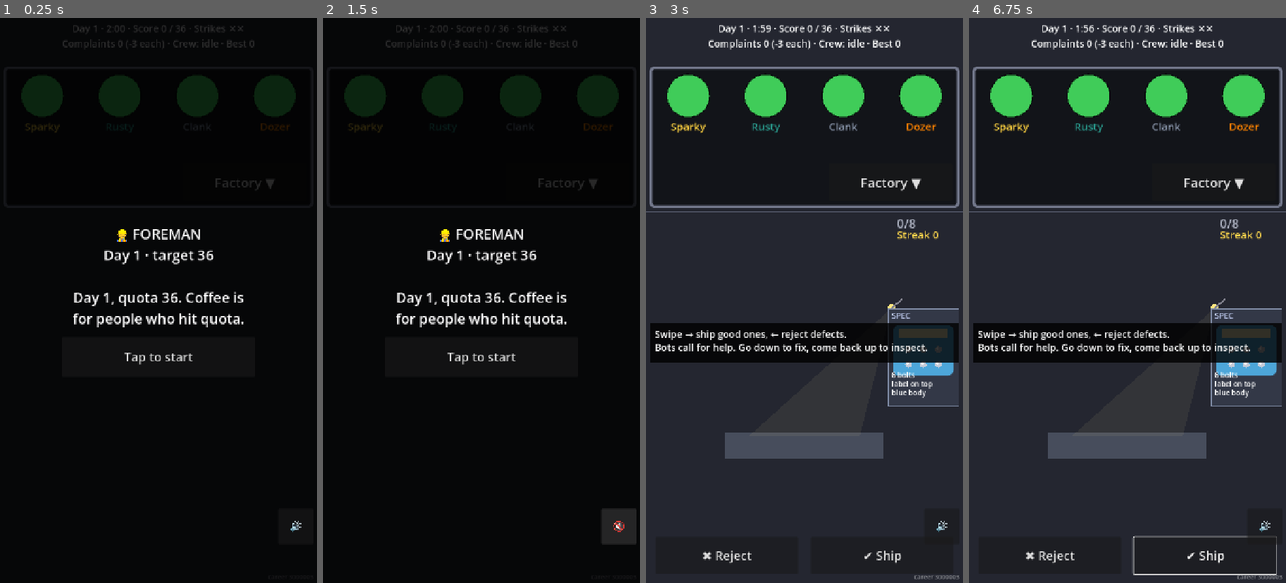
Above: before the commit, frames 1-4 (left to right).
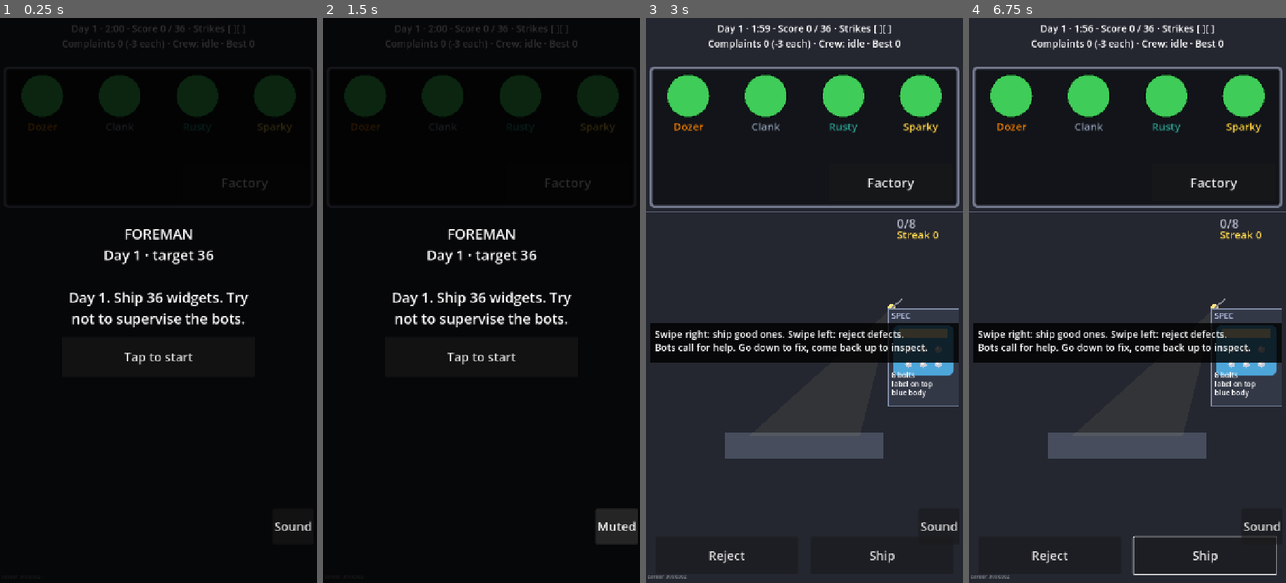
Above: after the commit, the same moments.

Repository: JasonHitching/human-error
Game: Godot game, scene res://main.tscn
The game is run twice, just before and just after one commit, with the same random seed, the same clock (stepped at 60 frames per second) and the same inputs.
Inputs (mouse positions are in pixels of both pictures, inside the frame that each line leads up to):
- Up to frame 1 (0.25 s): no input
- Up to frame 2 (1.5 s): click "Factory ▼" (after the commit: "Factory") at 0.5 s; click "🔊" (after the commit: "Sound") at 1.25 s
- Up to frame 3 (3 s): click "🔇" (after the commit: "Muted") at 2 s; click "Tap to start" at 2.75 s
- Up to frame 4 (6.75 s): click (1206, 554) at 3.5 s, where only the run after the commit has a clickable "Ship"; click (1051, 554) at 4.25 s, where only the run after the commit has a clickable "Reject"; click (1206, 554) at 5 s, where only the run before the commit has a clickable "✔ Ship"; click (1051, 554) at 5.75 s, where only the run before the commit has a clickable "✖ Reject"; tap Enter at 6.5 s; move the mouse to (1127, 300) at 6.52 s; hold Right from 6.53 s (still down); click (1127, 300) at 6.67 s

The runs differ from the first frame. In frame 1, 2.1% of the frame differs, in the area x 8-99%, y 1-91%; in frame 2, 2.2%, in the area x 8-100%, y 1-93%; in frame 3, 2.2%; in frame 4, 2.2%.

Commit message:
#61 Fix phone floor layout, jitter and missing glyphs
Co-Authored-By: Claude Sonnet 5.5 <noreply@anthropic.com>
Claude-Session: https://claude.ai/code/session_01K8aWAXZvofwFpsPpYG1Ydv

Diff:
--- a/game/scripts/main.gd
+++ b/game/scripts/main.gd
@@ -5,7 +5,7 @@
 const HUD_TOP := 110.0
 const SWIPE_MIN := 80.0
 const COLOUR_NAME := "blue"  # matches QaDeskView.COL_BODY
-const HINT := "Swipe → ship good ones, ← reject defects.\nBots call for help. Go down to fix, come back up to inspect."
+const HINT := "Swipe right: ship good ones. Swipe left: reject defects.\nBots call for help. Go down to fix, come back up to inspect."
 
 enum Phase { BANNER, PLAYING, REVIEW, FIRED }
 
@@ -57,8 +57,8 @@
 	_hud.continue_pressed.connect(_next_day)
 	_hud.restart_pressed.connect(func() -> void: _new_career(int(Time.get_ticks_usec())))
 	_hud.replay_pressed.connect(func() -> void: _new_career(_career.seed))
-	_ship_btn = _inspect_button("✔ Ship", true)
-	_reject_btn = _inspect_button("✖ Reject", false)
+	_ship_btn = _inspect_button("Ship", true)
+	_reject_btn = _inspect_button("Reject", false)
 	_mute_btn = Button.new()
 	_mute_btn.add_theme_font_size_override("font_size", 28)
 	_mute_btn.pressed.connect(_toggle_mute)
@@ -101,7 +101,7 @@
 func _refresh_mute() -> void:
 	var icon := Sprites.tex("icon_mute" if _muted else "icon_sound")
 	_mute_btn.icon = icon
-	_mute_btn.text = "" if icon != null else ("🔇" if _muted else "🔊")
+	_mute_btn.text = "" if icon != null else ("Muted" if _muted else "Sound")
 	_mute_btn.expand_icon = icon != null
 
 
@@ -139,7 +139,7 @@
 		_sfx.play("ship" if ship else "reject")
 	match res:
 		Factory.InspectResult.NOT_AT_DESK:
-			_desk.flash("BRB — busy at a machine", Color(0.8, 0.8, 0.85))
+			_desk.flash("BRB - busy at a machine", Color(0.8, 0.8, 0.85))
 		Factory.InspectResult.COMPLAINT:
 			_sfx.play("complaint")
 			_desk.flash("COMPLAINT!", Color(1.0, 0.25, 0.2), 1.6)
@@ -148,7 +148,7 @@
 		Factory.InspectResult.WASTED:
 			var decoy := String(_factory.last_inspected()["decoy"])
 			var why := "no defect" if decoy == "" else "just a " + ("sticker" if decoy.begins_with("sticker") else decoy)
-			_desk.flash("That was fine — " + why, Color(1.0, 0.75, 0.3), 2.0)
+			_desk.flash("That was fine - " + why, Color(1.0, 0.75, 0.3), 2.0)
 		Factory.InspectResult.CAUGHT:
 			_desk.flash("Caught it!", Color(0.4, 1.0, 0.5))
 
@@ -169,7 +169,7 @@
 	var strip := _screens.desk_rect()
 	if _mute_btn != null:
 		_mute_btn.size = Vector2(80, 80)
-		_mute_btn.position = Vector2(size.x - 88.0, size.y - 168.0)
+		_mute_btn.position = Vector2(size.x - _mute_btn.size.x - 8.0, size.y - 168.0)
 	if _ship_btn != null:
 		var w := size.x * 0.45
 		var y := strip.end.y - 104.0
@@ -195,6 +195,8 @@
 			_acc -= dt
 		if _factory.is_over():
 			_end_shift()
+	if _view != null and _screens != null and _view.area != _screens.floor_rect():
+		_fit()  # never draw the floor from a stale rect
 	_desk.visible = _phase == Phase.PLAYING
 	if _phase == Phase.PLAYING and _career.day == 1 and not _decoy_tip_shown:
 		var q := _factory.qa_queue()
@@ -305,9 +307,9 @@
 			pass
 		Factory.ActionResult.NOTHING_TO_DO:
 			if m.state == Machine.State.STARVED:
-				_flash("Not broken — look upstream")
+				_flash("Not broken - look upstream")
 			elif m.state == Machine.State.BLOCKED:
-				_flash("Not broken — look downstream")
+				_flash("Not broken - look downstream")
 		_:
 			_holding = true
 
--- a/game/scripts/sim/career.gd
+++ b/game/scripts/sim/career.gd
@@ -75,12 +75,12 @@
 		ms.sort_custom(func(a: String, c: String) -> bool: return _eff(b, a) > _eff(b, c))
 		for k in mini(2, ms.size()):  # each bot's two highest effective rates
 			var m: String = ms[k]
-			cands.append({"kind": "train", "bot": b.name, "mistake": m, "text": "Train %s: %s −%d%%" % [b.name, m, roundi((1.0 - b.train_factor) * 100.0)]})
+			cands.append({"kind": "train", "bot": b.name, "mistake": m, "text": "Train %s: %s -%d%%" % [b.name, m, roundi((1.0 - b.train_factor) * 100.0)]})
 		if b.sloppy > 0.0:
-			cands.append({"kind": "train", "bot": b.name, "mistake": "sloppy", "text": "Train %s: sloppy −%d%%" % [b.name, roundi((1.0 - b.train_factor) * 100.0)]})
+			cands.append({"kind": "train", "bot": b.name, "mistake": "sloppy", "text": "Train %s: sloppy -%d%%" % [b.name, roundi((1.0 - b.train_factor) * 100.0)]})
 	cands.append({"kind": "qa_capacity", "text": "Bigger desk: +%d queue" % config.bigger_desk_bonus})
-	cands.append({"kind": "inspect_speed", "text": "Quick eye: inspect −%d%%" % roundi((1.0 - config.quick_eye_mult) * 100.0)})
-	cands.append({"kind": "crew_speed", "text": "Faster hands: crew jobs −%d%%" % roundi((1.0 - config.crew_speed_upgrade) * 100.0)})
+	cands.append({"kind": "inspect_speed", "text": "Quick eye: inspect -%d%%" % roundi((1.0 - config.quick_eye_mult) * 100.0)})
+	cands.append({"kind": "crew_speed", "text": "Faster hands: crew jobs -%d%%" % roundi((1.0 - config.crew_speed_upgrade) * 100.0)})
 	var r := RandomNumberGenerator.new()
 	r.seed = seed * 7919 + day * 31 + history.size()  # deterministic per career state
 	for i in range(cands.size() - 1, 0, -1):
--- a/game/scripts/ui/hud.gd
+++ b/game/scripts/ui/hud.gd
@@ -27,7 +27,7 @@
 	_top.position = Vector2(0, 8)
 	_flash = _label(22, HORIZONTAL_ALIGNMENT_CENTER)
 	_flash.add_theme_color_override("font_color", Color(1, 0.9, 0.4))
-	_seed = _label(14, HORIZONTAL_ALIGNMENT_RIGHT)
+	_seed = _label(12, HORIZONTAL_ALIGNMENT_LEFT)
 	_seed.modulate = Color(1, 1, 1, 0.5)
 	var bb := _overlay()
 	banner = bb[0]
@@ -96,8 +96,8 @@
 	_top.size = Vector2(size.x, 80)
 	_flash.size = Vector2(size.x, 40)
 	_flash.position = Vector2(0, 84)
-	_seed.size = Vector2(size.x - 8, 20)
-	_seed.position = Vector2(0, size.y - 24)
+	_seed.size = Vector2(size.x * 0.2, 20)
+	_seed.position = Vector2(4, size.y - 24)
 
 
 func update(f: Factory, c: Career, tick_rate: int, shift_ticks: int, best_days: int) -> void:
@@ -106,13 +106,13 @@
 	if f.crew_busy:
 		crew = "Crew: %s %d%%" % [f.crew_target, roundi(f.crew_progress * 100.0)]
 	elif f.worker_location() == Worker.Location.TRANSIT:
-		crew = "Walking…"
+		crew = "Walking..."
 	elif f.worker_location() == Worker.Location.FLOOR:
 		crew = "On the floor"
 
 	var marks := ""
 	for i in c.config.max_strikes:
-		marks += "✖" if i < c.strikes else "✕"
+		marks += "[X]" if i < c.strikes else "[ ]"
 	_top.text = "Day %d · %d:%02d · Score %d / %d · Strikes %s\nComplaints %d (-%d each) · %s · Best %d" % [c.day, int(left) / 60, int(left) % 60, f.score(), f.target, marks, f.complaints, c.config.complaint_penalty, crew, best_days]
 	_seed.text = "career %d" % c.seed
 
@@ -122,18 +122,18 @@
 
 
 func show_banner(day: int, line: String, target: int) -> void:
-	_banner_label.text = "👷 FOREMAN\nDay %d · target %d\n\n%s" % [day, target, line]
+	_banner_label.text = "FOREMAN\nDay %d · target %d\n\n%s" % [day, target, line]
 	_show_only(banner)
 
 
 func show_review(res: Dictionary, line: String, offers: Array[Dictionary]) -> void:
-	_review_label.text = "Day over\nScore %d / %d — %s\nCaught %d · Complaints %d · Wasted %d\nStrikes %d%s\n\n%s" % [res["shipped"], res["target"], "HIT" if res["hit"] else "MISS", res["caught"], res["complaints"], res["wasted"], res["strikes"], _missed_line(res), line]
+	_review_label.text = "Day over\nScore %d / %d - %s\nCaught %d · Complaints %d · Wasted %d\nStrikes %d%s\n\n%s" % [res["shipped"], res["target"], "HIT" if res["hit"] else "MISS", res["caught"], res["complaints"], res["wasted"], res["strikes"], _missed_line(res), line]
 	for n in _review_box.get_children():
 		if n != _review_label:
 			_review_box.remove_child(n)
 			n.queue_free()
 	if int(res["points"]) > 0 and not offers.is_empty():
-		_review_label.text += "\nTraining points: %d — pick one:" % res["points"]
+		_review_label.text += "\nTraining points: %d - pick one:" % res["points"]
 		for i in offers.size():
 			var idx := i
 			_button(_review_box, String(offers[i]["text"]), func() -> void: offer_pressed.emit(idx))
@@ -162,5 +162,5 @@
 		return ""
 	var parts: Array[String] = []
 	for k in m:
-		parts.append("%s ×%d" % [String(k).replace("_", " "), int(m[k])])
+		parts.append("%s x%d" % [String(k).replace("_", " "), int(m[k])])
 	return "\nMissed: " + ", ".join(parts)
--- a/game/scripts/ui/screen_switch.gd
+++ b/game/scripts/ui/screen_switch.gd
@@ -41,8 +41,8 @@
 	wall = WallMonitor.new()
 	wall.tapped.connect(go_floor)
 	monitor.add_child(wall)
-	factory_btn = _button(monitor, "Factory ▼", go_floor)
-	back_btn = _button(floor_page, "▲ Back to desk", go_office)
+	factory_btn = _button(monitor, "Factory", go_floor)
+	back_btn = _button(floor_page, "Back to desk", go_office)
 	queue_label = Label.new()
 	queue_label.mouse_filter = Control.MOUSE_FILTER_IGNORE
 	queue_label.horizontal_alignment = HORIZONTAL_ALIGNMENT_RIGHT
@@ -97,8 +97,8 @@
 	wall.size = m.size
 	factory_btn.size = Vector2(minf(280.0, m.size.x * 0.5), 84)
 	factory_btn.position = Vector2(m.size.x - factory_btn.size.x - 16, m.size.y - 84 - 16)
-	back_btn.size = Vector2(size.x * 0.7, BACK_H)
-	back_btn.position = Vector2(size.x * 0.15, size.y - BACK_H - 12.0)
+	back_btn.size = Vector2(size.x * 0.56, BACK_H)
+	back_btn.position = Vector2(size.x * 0.22, size.y - BACK_H - 12.0)
 	queue_label.size = Vector2(300, 36)
 	queue_label.position = Vector2(size.x - 312, hud_top + 6.0)
 	_place()
@@ -111,7 +111,7 @@
 
 func go_office() -> void:
 	if active and factory != null and not factory.go_to_office():
-		refused.emit("Crew busy — finish the fix first")
+		refused.emit("Crew busy - finish the fix first")
 
 
 ## Follow the sim: slide offset from worker location + trip progress (alpha = 0..1 between ticks).
--- a/game/scripts/view/bot_view.gd
+++ b/game/scripts/view/bot_view.gd
@@ -23,7 +23,7 @@
 	ci.draw_rect(Rect2(-9, -18, 18, 12), dark, false, 2.0)
 	ci.draw_line(Vector2(0, -18), Vector2(0, -23), dark, 2.0)  # antenna
 	if mood == 1:
-		var shake := sin(t * 40.0) * 1.2
+		var shake := 0.0  # static: no continuous jitter
 		ci.draw_circle(Vector2(shake, -12), 5.0, Color.WHITE)
 		ci.draw_circle(Vector2(shake, -12), 2.5, Color(0.9, 0.1, 0.1))
 	else:
--- a/game/scripts/view/factory_view.gd
+++ b/game/scripts/view/factory_view.gd
@@ -24,7 +24,7 @@
 var _qa_seen: int = 0
 var _bounce: float = 0.0
 const SCRAP_RUN := 2.4
-const PULSE_TIME := 0.4
+const PULSE_TIME := 0.3
 const SPARK_N := 12
 
 
@@ -46,10 +46,29 @@
 	queue_redraw()
 
 
+## One layout source: every floor rect below derives from `area` (and these pure functions of it).
+func machine_h() -> float:
+	return MACHINE_H * clampf(area.size.x / 720.0, 0.85, 1.0)
+
+
 func machine_rect(m: Machine) -> Rect2:
 	var w := area.size.x * 0.34
+	var h := machine_h()
 	var c := area.position + Vector2(m.pos.x * area.size.x, m.pos.y * area.size.y)
-	return Rect2(c - Vector2(w, MACHINE_H) * 0.5, Vector2(w, MACHINE_H))
+	return Rect2(c - Vector2(w, h) * 0.5, Vector2(w, h))
+
+
+## Heat bar, inside the machine rect.
+func heat_rect(m: Machine) -> Rect2:
+	var r := machine_rect(m)
+	return Rect2(r.position + Vector2(8, r.size.y - 18), Vector2(r.size.x - 16, 8))
+
+
+## Bot name badge: fixed beside the bot's rest spot (follows the bot only during the scrap run).
+func badge_rect(m: Machine) -> Rect2:
+	var o := bot_pos(m) if _scrap_runs.has(m.id) else bot_anchor(m)
+	var w := _font.get_string_size(m.bot.name if m.bot != null else "", HORIZONTAL_ALIGNMENT_LEFT, -1, 16).x
+	return Rect2(o + Vector2(24, -10), Vector2(w + 4.0, 20))
 
 
 func machine_at(p: Vector2) -> Machine:
@@ -166,16 +185,21 @@
 
 
 ## Cosmetic bot position for a machine's bot, always inside the floor area.
+func bot_anchor(m: Machine) -> Vector2:
+	var r := machine_rect(m)
+	return _clamp_in(r.position + Vector2(24, r.size.y + 26), BotView.HALF + 4.0)
+
+
+## Anchor plus the idle bob (at most 3 px), or the scrap-run path.
 func bot_pos(m: Machine) -> Vector2:
-	var r := machine_rect(m)
-	var p := r.position + Vector2(24, r.size.y + 26)
+	var p := bot_anchor(m)
 	if _scrap_runs.has(m.id):
 		var u := float(_scrap_runs[m.id]) / SCRAP_RUN
 		var k := 1.0 - absf(2.0 * u - 1.0)
 		k = k * k * (3.0 - 2.0 * k)
 		p = p.lerp(scrap_rect().get_center(), k)
 	elif m.state == Machine.State.WORKING:
-		p.x += sin(_time * 3.0 + float(m.id.hash() % 7)) * 10.0
+		p.x += sin(_time * 3.0 + float(m.id.hash() % 7)) * 2.0
 	else:
 		p.y += sin(_time * 2.0 + float(m.id.hash() % 7)) * 2.0
 	return _clamp_in(p, BotView.HALF + 4.0)
@@ -278,9 +302,10 @@
 			if b["id"] == m.id:
 				hit = clampf(float(b["left"]) / 2.0, 0.0, 1.0)
 		BotView.draw(self, c, m.bot.color, mood, _time, hit, sin(_time * 3.0) if m.state == Machine.State.WORKING else 0.0, m.bot.name.to_lower())
-		_text(m.bot.name, c + Vector2(24, 6), 16, Color(0.85, 0.87, 0.92), r.size.x - 40)
+		var bd := badge_rect(m)
+		_text(m.bot.name, bd.position + Vector2(0, 16), 16, Color(0.85, 0.87, 0.92), r.size.x - 40)
 	# heat bar
-	var bar := Rect2(r.position + Vector2(8, r.size.y - 18), Vector2(r.size.x - 16, 8))
+	var bar := heat_rect(m)
 	draw_rect(bar, Color(0, 0, 0, 0.45))
 	var hf := clampf(m.heat / 100.0, 0.0, 1.0)
 	draw_rect(Rect2(bar.position, Vector2(bar.size.x * hf, bar.size.y)), Color(1.0, 0.8, 0.2).lerp(Color(1, 0.15, 0.1), hf))
@@ -307,7 +332,9 @@
 			var x := r.position.x + 14.0 + float(i) * 28.0
 			draw_line(Vector2(x, r.position.y + 4), Vector2(x - 12, r.end.y - 4), Color(0.9, 0.75, 0.2, 0.7), 4.0)
 		draw_rect(r, Color(0.9, 0.75, 0.2), false, 3.0)
-	_text("▲ QA DESK", r.position + Vector2(r.size.x + 8, 34), 18, Color(0.85, 0.87, 0.92), 120.0)
+	var tc := Vector2(r.end.x + 16, r.position.y + 26)
+	draw_colored_polygon(PackedVector2Array([tc + Vector2(0, -9), tc + Vector2(8, 7), tc + Vector2(-8, 7)]), Color(0.85, 0.87, 0.92))
+	_text("QA DESK", tc + Vector2(14, 7), 18, Color(0.85, 0.87, 0.92), 120.0)
 
 
 func _text(s: String, pos: Vector2, size: int, col: Color, width: float) -> void:
@@ -322,5 +349,6 @@
 	var w := minf(area.size.x * 0.6, 240.0)
 	var box := Rect2(r.get_center().x - w * 0.5, r.position.y - 46, w, 38)
 	box.position.x = clampf(box.position.x, area.position.x + 2, area.end.x - w - 2)
+	box.position.y = maxf(box.position.y, area.position.y + 2)
 	draw_rect(box, Color(1, 1, 1, 0.95))
 	_text(String(b["text"]), box.position + Vector2(8, 26), 16, Color.BLACK, w - 16)
--- a/game/scripts/view/qa_desk_view.gd
+++ b/game/scripts/view/qa_desk_view.gd
@@ -160,7 +160,9 @@
 	var c := pad.get_center()
 	if _anim["kind"] == "ship":
 		draw_product(_anim["item"], c + Vector2(t * (rect.size.x * 0.6), 0), pad.size * 0.8)
-		_text("✔", c + Vector2(-20, 20), 70, Color(0.3, 1.0, 0.4, 1.0 - t), 60.0)
+		var ck := Color(0.3, 1.0, 0.4, 1.0 - t)
+		draw_line(c + Vector2(-26, 0), c + Vector2(-8, 20), ck, 8.0)
+		draw_line(c + Vector2(-8, 20), c + Vector2(28, -24), ck, 8.0)
 	else:
 		var bin := Vector2(rect.position.x + 50, rect.end.y - 120)
 		draw_product(_anim["item"], c.lerp(bin, t) + Vector2(0, t * t * 40.0), pad.size * 0.8 * (1.0 - 0.5 * t))
--- a/game/tests/test_qa.gd
+++ b/game/tests/test_qa.gd
@@ -196,7 +196,7 @@
 		c.history.append({})
 		for o in c.offers():
 			texts += o["text"] + "|"
-	assert_true(texts.contains("Bigger desk: +2 queue") and texts.contains("Quick eye: inspect −20%") and texts.contains("sloppy −40%"), texts)
+	assert_true(texts.contains("Bigger desk: +2 queue") and texts.contains("Quick eye: inspect -20%") and texts.contains("sloppy -40%"), texts)
 	var f := c.start_day()
 	f.shipped = f.target
 	f.complaints = 1
--- a/game/tools/ui_check.gd
+++ b/game/tools/ui_check.gd
@@ -195,6 +195,129 @@
 	f.worker.place(Worker.Location.FLOOR)
 
 
+const SIZES: Array[Vector2i] = [Vector2i(720, 1280), Vector2i(390, 844), Vector2i(360, 800), Vector2i(430, 932), Vector2i(768, 1024)]
+
+
+## Window size -> logical viewport (project stretch: canvas_items, aspect expand, base 720x1280).
+func _logical(win: Vector2i) -> Vector2:
+	var s := minf(win.x / 720.0, win.y / 1280.0)
+	return Vector2(win) / s
+
+
+func _within(inner: Rect2, outer: Rect2, tag: String, tol: float = 0.5) -> bool:
+	if outer.grow(tol).encloses(inner):
+		return true
+	_fails.append("%s %s outside floor %s" % [tag, inner, outer])
+	return false
+
+
+func _check_layouts() -> void:
+	var f: Factory = _main._factory
+	var v: FactoryView = _main._view
+	var sw: ScreenSwitch = _main._screens
+	var old: Vector2 = _main.size
+	for win in SIZES:
+		var lg := _logical(win)
+		var k := minf(win.x / 720.0, win.y / 1280.0)
+		_main.size = lg
+		_main._fit()
+		sw.sync(0.0)
+		_main._process(0.0)
+		var tag := "%dx%d" % [win.x, win.y]
+		f.worker.place(Worker.Location.OFFICE)  # desk buttons: office page on screen
+		sw.sync(0.0)
+		var vp := Rect2(Vector2.ZERO, lg)
+		for b: Button in [_main._ship_btn, _main._reject_btn, sw.factory_btn]:
+			if not vp.encloses(b.get_global_rect()):
+				_fails.append("[%s] button '%s' off-screen %s" % [tag, b.text, b.get_global_rect()])
+			if b.size.x < 120.0 or b.size.y < 80.0:
+				_fails.append("[%s] button '%s' too small %s" % [tag, b.text, b.size])
+		f.worker.place(Worker.Location.FLOOR)
+		sw.sync(0.0)
+		var a: Rect2 = v.area
+		var screen := Rect2(Vector2.ZERO, lg)
+		if not screen.encloses(a) or a.size.x < 100.0 or a.size.y < 400.0:
+			_fails.append("[%s] floor area %s bad in viewport %s" % [tag, a, lg])
+		var rects: Array[Rect2] = []
+		var mh := v.machine_h()
+		for m in f.machines:
+			var r: Rect2 = v.hatch_rect(m) if m.type == "qa" else v.machine_rect(m)
+			_within(r.grow(6.0) if m.type != "qa" else r, a, "[%s] %s" % [tag, m.id])
+			for o in rects:
+				if o.intersects(r):
+					_fails.append("[%s] machine %s overlaps another" % [tag, m.id])
+			rects.append(r)
+			if m.type == "qa":
+				continue
+			var hb := v.heat_rect(m)
+			_within(hb, a, "[%s] %s heat bar" % [tag, m.id])
+			if hb.get_center().distance_to(r.get_center()) > mh:
+				_fails.append("[%s] %s heat bar detached" % [tag, m.id])
+			if m.bot != null:
+				var bp := v.bot_pos(m)
+				_within(Rect2(bp - Vector2(22, 24), Vector2(44, 48)), a, "[%s] %s robot" % [tag, m.id])
+				var bd := v.badge_rect(m)
+				_within(bd, a, "[%s] %s badge" % [tag, m.id])
+				if bd.get_center().distance_to(r.get_center()) > mh * 1.5 or absf(bd.get_center().y - r.get_center().y) > mh * 1.5:
+					_fails.append("[%s] %s badge detached from machine" % [tag, m.id])
+		var sr := v.scrap_rect()
+		_within(sr, a, "[%s] scrap bin" % tag)
+		for o in rects:
+			if o.intersects(sr):
+				_fails.append("[%s] scrap bin overlaps a machine" % tag)
+		var wp := v.worker_pos()
+		_within(Rect2(wp - Vector2(22, 22), Vector2(44, 44)), a, "[%s] worker" % tag)
+		for b: Button in [sw.back_btn, _main._mute_btn]:
+			if not vp.encloses(b.get_global_rect()):
+				_fails.append("[%s] button '%s' off-screen %s" % [tag, b.text, b.get_global_rect()])
+			if b.size.x < 80.0 or b.size.y < 80.0 or (b == sw.back_btn and b.size.x < 120.0):
+				_fails.append("[%s] button '%s' too small %s (scale %.2f)" % [tag, b.text, b.size, k])
+		if a.intersects(sw.back_btn.get_global_rect()):
+			_fails.append("[%s] floor overlaps back button" % tag)
+		_check_jitter(tag)
+	_main.size = old
+	_main._fit()
+	f.worker.place(Worker.Location.OFFICE)
+
+
+## No events for 60 frames: machines and badges stay put (<1 px), robots only bob (<=3 px).
+func _check_jitter(tag: String) -> void:
+	var f: Factory = _main._factory
+	var v: FactoryView = _main._view
+	var prev := {}
+	for i in 60:
+		v._process(1.0 / 60.0)
+		for m in f.machines:
+			var cur: Array = [v.machine_rect(m).position, Vector2.ZERO, Vector2.ZERO]
+			if m.bot != null:
+				cur[1] = v.badge_rect(m).position
+				cur[2] = v.bot_pos(m)
+			if prev.has(m.id):
+				var p: Array = prev[m.id]
+				if (cur[0] as Vector2).distance_to(p[0]) >= 1.0 or (cur[1] as Vector2).distance_to(p[1]) >= 1.0:
+					_fails.append("[%s] %s jitters frame to frame" % [tag, m.id])
+				if (cur[2] as Vector2).distance_to(p[2]) > 3.0:
+					_fails.append("[%s] %s robot moves >3 px per frame" % [tag, m.id])
+			prev[m.id] = cur
+
+
+## UI text sticks to basic ASCII plus the middle dot (default web font lacks other symbols).
+func _check_glyphs() -> void:
+	var bad := {}
+	for n in _main.find_children("*", "Control", true, false):
+		var t := ""
+		if n is Label:
+			t = (n as Label).text
+		elif n is Button:
+			t = (n as Button).text
+		for i in t.length():
+			var c := t.unicode_at(i)
+			if (c > 126 or (c < 32 and c != 10)) and c != 0xB7:
+				bad[String.chr(c)] = "U+%04X in '%s'" % [c, t.substr(0, 24)]
+	for k in bad:
+		_fails.append("non-ASCII glyph: " + bad[k])
+
+
 func _check_sprites_sfx() -> void:
 	if Sprites.tex("no_such_sprite") != null:
 		_fails.append("missing sprite should be null")
@@ -241,6 +364,7 @@
 	var hud: Control = _main._hud
 	match _frames:
 		3:
+			_check_glyphs()
 			if hud.size != _main.size:
 				_fails.append("HUD size %s != screen %s" % [hud.size, _main.size])
 			_check_overlay("banner", hud.banner, true)
@@ -251,6 +375,7 @@
 			_check_desk()
 			_check_screens()
 			_check_sprites_sfx()
+			_check_layouts()
 		5:
 			Sprites.clear_cache()
 			if _main._phase != _main.Phase.PLAYING:
@@ -277,6 +402,7 @@
 			_end_shift(0)  # strike 2 -> fired
 		21:
 			_check_overlay("fired", hud.fired, true)
+			_check_glyphs()
 			for f in _fails:
 				print("FAIL ui_check: " + f)
 			print("ui_check: %s" % ("ok" if _fails.is_empty() else "%d failed" % _fails.size()))
